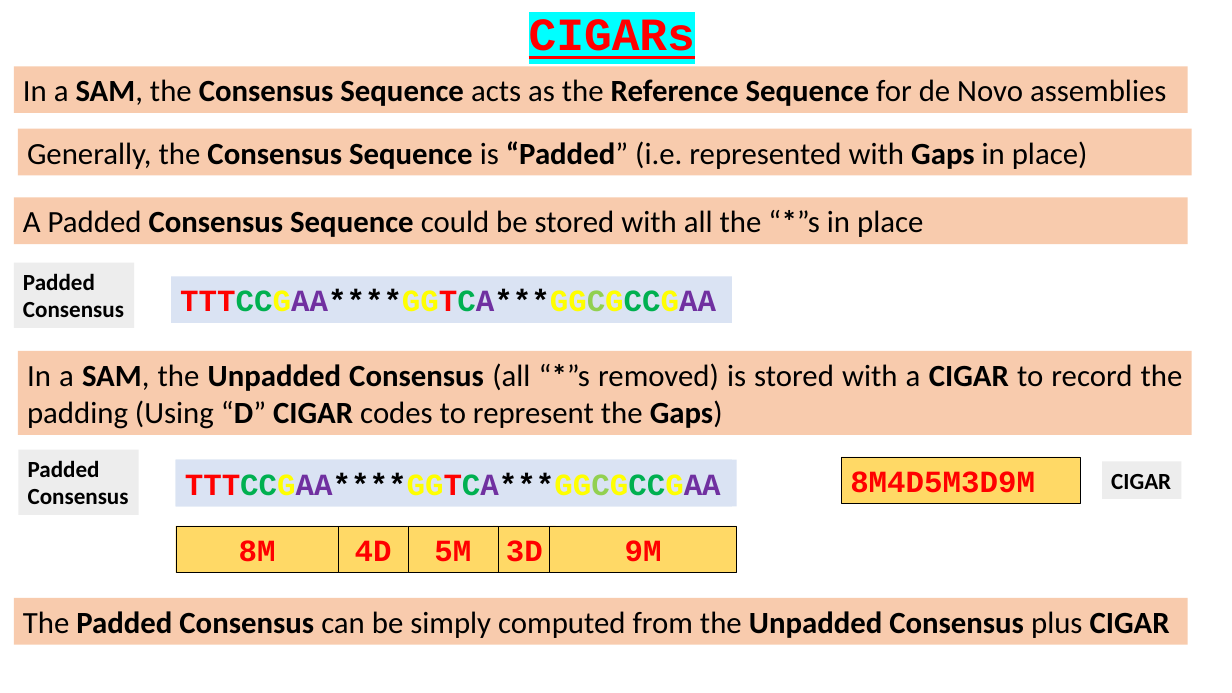
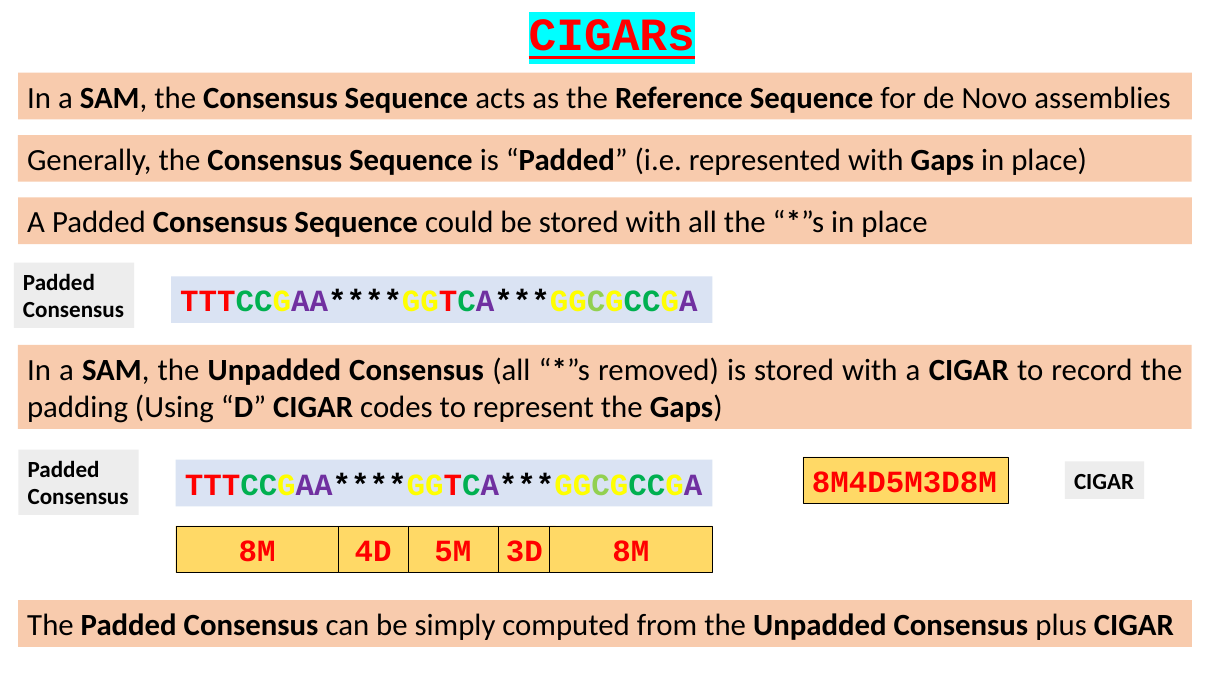
Before and after one commit to BioinformaticsTraining/Introduction-to-Bioinformatics, a slide deck: slide 12 of Flip Presentations/NGS_Intro/02-CIGARS/02-CIGARS.pptx. Drawn at 1232x693 pixels with LibreOffice and Linux fonts; fonts in the diff are those of the drawing. Boxes give left, top, right and bottom in pixels: in the first picture for what was removed or moved away, otherwise in the second. Text is boxed around its words. In the diff, an @@ line names an element or a change of style, - is before the commit and + after.

```diff
--- a/Flip Presentations/NGS_Intro/02-CIGARS/02-CIGARS.pptx
+++ b/Flip Presentations/NGS_Intro/02-CIGARS/02-CIGARS.pptx
@@ rectangle "In a SAM, the Consensus ...": place and size @@
-rectangle "In a SAM, the Consensus ..." at [14,67,1188,113]
+rectangle "In a SAM, the Consensus ..." at [18,73,1192,119]
@@ rectangle "Generally, the Consensus Sequence is ...": place and size @@
-rectangle "Generally, the Consensus Sequence is ..." at [18,128,1191,175]
+rectangle "Generally, the Consensus Sequence is ..." at [18,135,1191,181]
@@ rectangle "Generally, the Consensus Sequence is ..." at [18,135,1191,181]: bold off in "“Padded”" @@
@@ rectangle "A Padded Consensus Sequence could ...": place and size @@
-rectangle "A Padded Consensus Sequence could ..." at [14,198,1188,244]
+rectangle "A Padded Consensus Sequence could ..." at [18,198,1192,244]
@@ rectangle "TTTCCGAA****GGTCA***GGCGCCGA": place and size @@
-rectangle "TTTCCGAA****GGTCA***GGCGCCGA" at [171,276,732,323]
+rectangle "TTTCCGAA****GGTCA***GGCGCCGA" at [171,276,713,323]
@@ text in rectangle at [180,289,697,312]: text changed @@
-TTTCCGAA****GGTCA***GGCGCCGAA
+TTTCCGAA****GGTCA***GGCGCCGA
@@ rectangle "In a SAM, the Unpadded ...": place and size @@
-rectangle "In a SAM, the Unpadded ..." at [18,351,1191,435]
+rectangle "In a SAM, the Unpadded ..." at [18,345,1191,429]
@@ rectangle "TTTCCGAA****GGTCA***GGCGCCGA": place and size @@
-rectangle "TTTCCGAA****GGTCA***GGCGCCGA" at [176,460,737,506]
+rectangle "TTTCCGAA****GGTCA***GGCGCCGA" at [176,460,713,506]
@@ rectangle removed at [176,460,732,506] @@
-TTTCCGAAGGTCAGGCGCCGAA
@@ text in rectangle at [185,472,702,496]: text changed @@
-TTTCCGAA****GGTCA***GGCGCCGAA
+TTTCCGAA****GGTCA***GGCGCCGA
@@ rectangle "8M4D5M3D8M": place and size @@
-rectangle "8M4D5M3D8M" at [841,457,1080,503]
+rectangle "8M4D5M3D8M" at [803,457,1008,503]
@@ text in rectangle at [812,471,997,493]: text changed @@
-8M4D5M3D9M
+8M4D5M3D8M
@@ rectangle "CIGAR": place and size @@
-rectangle "CIGAR" at [1103,461,1182,498]
+rectangle "CIGAR" at [1066,461,1145,498]
@@ rectangle "8M": place and size @@
-rectangle "8M" at [550,526,737,572]
+rectangle "8M" at [550,526,713,572]
@@ text in rectangle at [612,540,649,562]: text changed @@
-9M
+8M
@@ rectangle "The Padded Consensus can be ...": place and size @@
-rectangle "The Padded Consensus can be ..." at [14,598,1188,644]
+rectangle "The Padded Consensus can be ..." at [18,601,1192,647]
```
Also in this commit, not shown: 3 other slides changed, 3 slides added.
